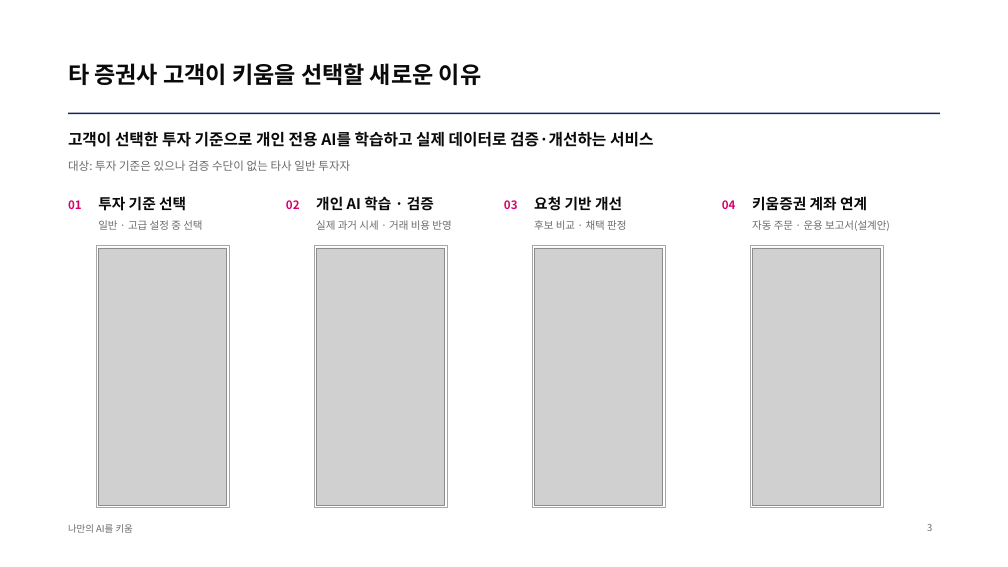
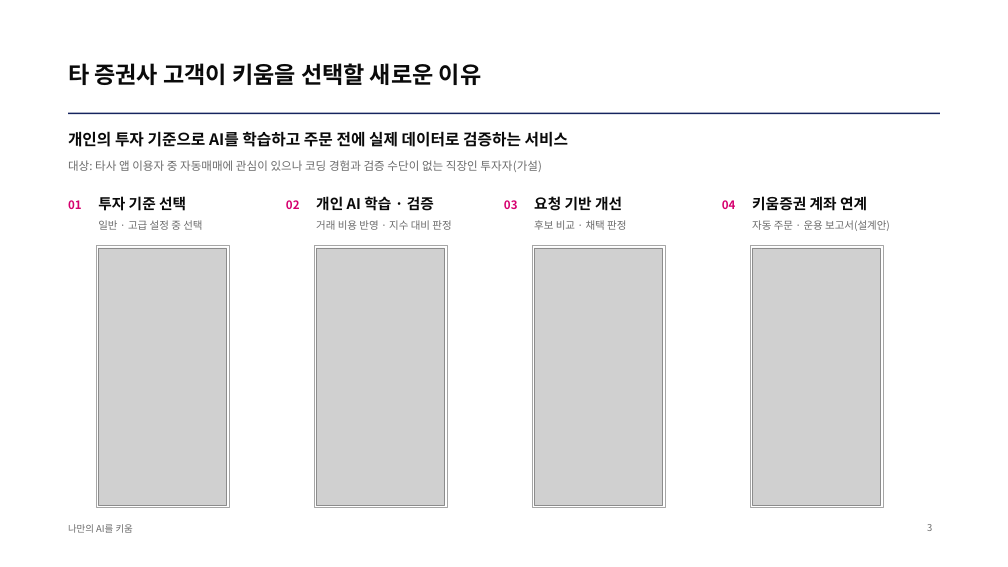
Before and after one commit to kjhoeakjy/why-kw, a slide deck: slide 3 of docs/deck/WhyKiwoom_AI_FACTORY.pptx. Drawn at 1008x567 pixels with LibreOffice and Linux fonts; fonts in the diff are those of the drawing; grey boxes stand for pictures. Boxes give left, top, right and bottom in pixels: in the first picture for what was removed or moved away, otherwise in the second. Text is boxed around its words. In the diff, an @@ line names an element or a change of style, - is before the commit and + after.

```diff
--- a/docs/deck/WhyKiwoom_AI_FACTORY.pptx
+++ b/docs/deck/WhyKiwoom_AI_FACTORY.pptx
@@ text at [68, 131, 568, 147]: text changed @@
-고객이 선택한 투자 기준으로 개인 전용 AI를 학습하고 실제 데이터로 검증·개선하는 서비스
+개인의 투자 기준으로 AI를 학습하고 주문 전에 실제 데이터로 검증하는 서비스
@@ text at [68, 160, 542, 172]: text changed @@
-대상: 투자 기준은 있으나 검증 수단이 없는 타사 일반 투자자
+대상: 타사 앱 이용자 중 자동매매에 관심이 있으나 코딩 경험과 검증 수단이 없는 직장인 투자자(가설)
@@ text at [316, 220, 451, 230]: text changed @@
-실제 과거 시세 · 거래 비용 반영
+거래 비용 반영 · 지수 대비 판정
```
Also in this commit, not shown: 4 other slides changed, 6 other files.
